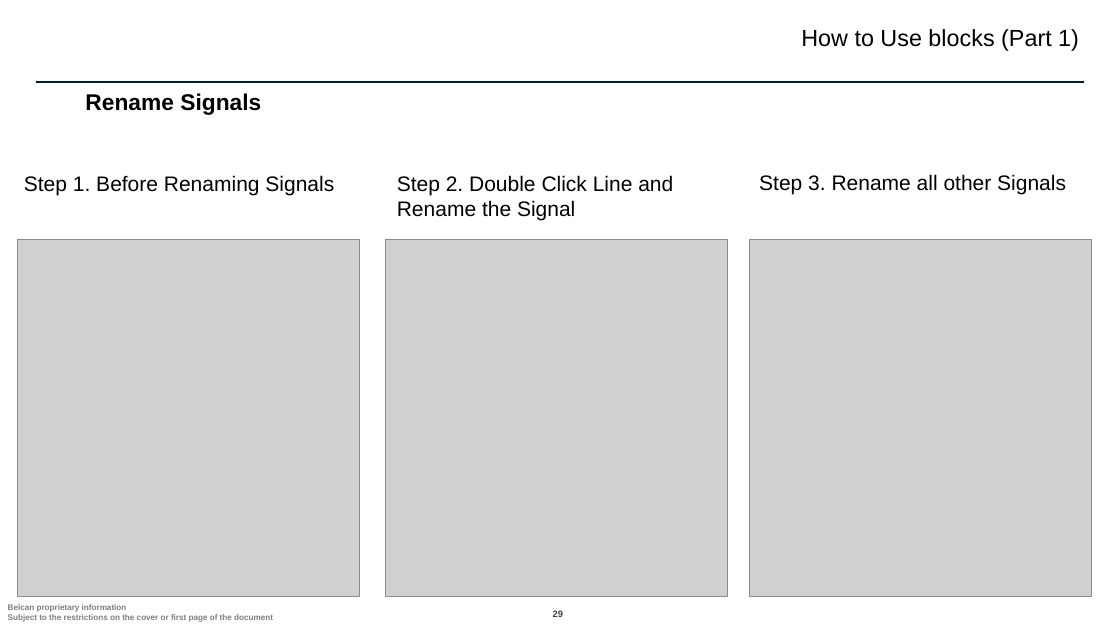
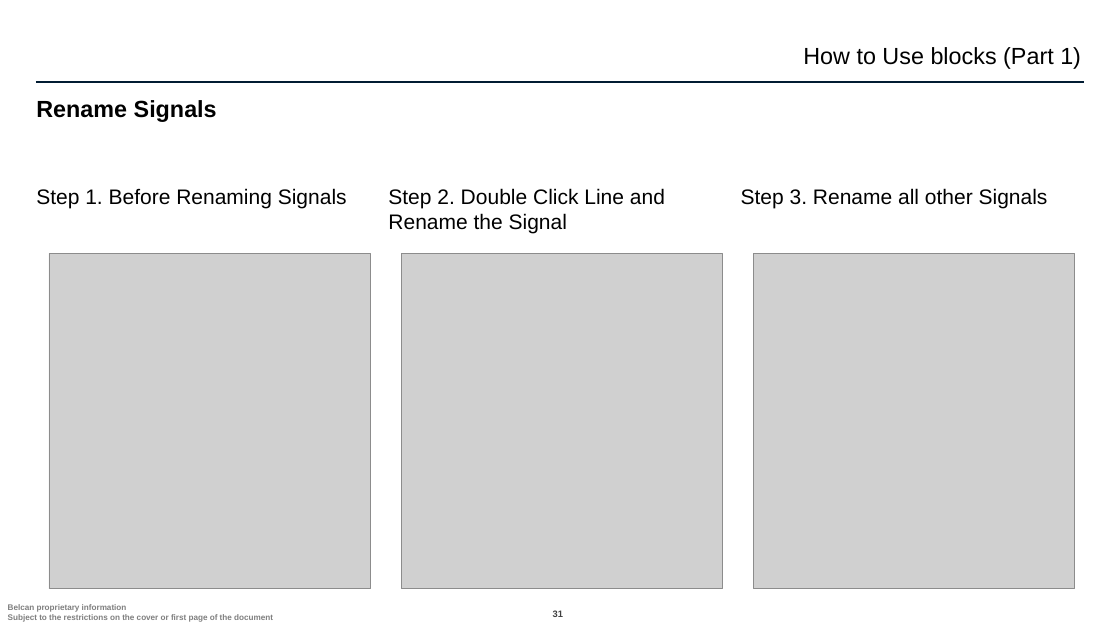
Before and after one commit to ntylerbelcan/aviation-controls-simulink-training-Belcan, a slide deck: slide 31 of ch01/Chapter 1 - Belcan.pptx (slide 29 before the commit). Drawn at 1120x630 pixels with LibreOffice and Linux fonts; fonts in the diff are those of the drawing; grey boxes stand for pictures; background and template pictures are left out. Boxes give left, top, right and bottom in pixels: in the first picture for what was removed or moved away, otherwise in the second. Text is boxed around its words. In the diff, an @@ line names an element or a change of style, - is before the commit and + after.

```diff
--- a/ch01/Chapter 1 - Belcan.pptx
+++ b/ch01/Chapter 1 - Belcan.pptx
@@ text "How to Use blocks (Part ...": place and size @@
-text "How to Use blocks (Part ..." at bbox=[801, 29, 1079, 51]
+text "How to Use blocks (Part ..." at bbox=[803, 47, 1081, 69]
@@ title "Rename Signals": place and size @@
-title "Rename Signals" at bbox=[85, 93, 261, 115]
+title "Rename Signals" at bbox=[36, 100, 217, 122]
@@ title "Rename Signals" at bbox=[36, 100, 217, 122]: size 19.5 to 20 pt @@
@@ more space between paragraphs in 3 elements at bbox=[388, 188, 665, 233], bbox=[741, 188, 1048, 208], bbox=[36, 188, 347, 208] @@
@@ text "Step 1. Before Renaming Signals": place and size @@
-text "Step 1. Before Renaming Signals" at bbox=[24, 175, 334, 195]
+text "Step 1. Before Renaming Signals" at bbox=[36, 188, 347, 208]
@@ text "Step 2. Double Click Line ...": place and size @@
-text "Step 2. Double Click Line ..." at bbox=[397, 175, 673, 220]
+text "Step 2. Double Click Line ..." at bbox=[388, 188, 665, 233]
@@ text "Step 3. Rename all other ...": place and size @@
-text "Step 3. Rename all other ..." at bbox=[759, 174, 1066, 195]
+text "Step 3. Rename all other ..." at bbox=[741, 188, 1048, 208]
@@ picture: place and size @@
-picture at bbox=[18, 239, 360, 597]
+picture at bbox=[49, 254, 371, 589]
@@ picture: place and size @@
-picture at bbox=[386, 239, 728, 597]
+picture at bbox=[402, 254, 723, 589]
@@ picture: place and size @@
-picture at bbox=[750, 239, 1092, 597]
+picture at bbox=[754, 254, 1075, 589]
@@ page number at bbox=[553, 610, 563, 617]: text changed @@
-29
+31
```
Also in this commit, not shown: 46 other slides changed, 3 slides added.
